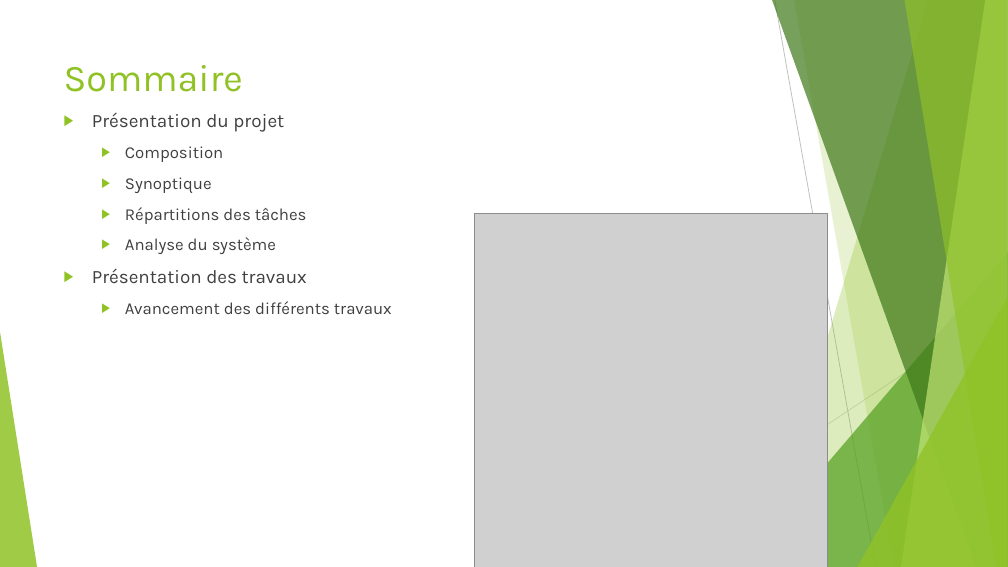
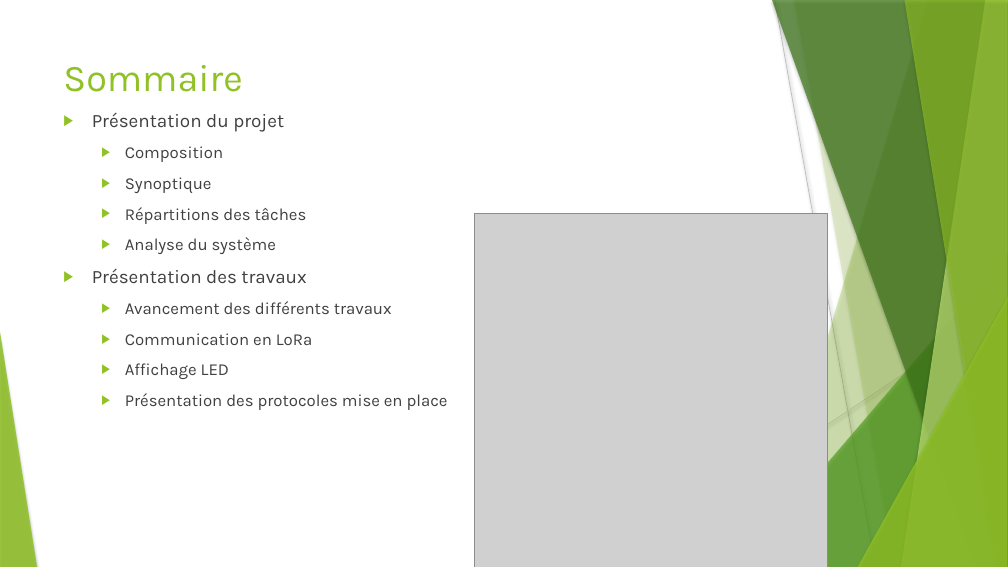
Before and after one commit to hugo-gclvs/Chrono-Luge, a slide deck: slide 2 of 4-Rapports/Projet technique revue 2 Clément.pptx. Drawn at 1008x567 pixels with LibreOffice and Linux fonts; fonts in the diff are those of the drawing; grey boxes stand for pictures. Boxes give left, top, right and bottom in pixels: in the first picture for what was removed or moved away, otherwise in the second. Text is boxed around its words. In the diff, an @@ line names an element or a change of style, - is before the commit and + after.

```diff
--- a/4-Rapports/Projet technique revue 2 Clément.pptx
+++ b/4-Rapports/Projet technique revue 2 Clément.pptx
@@ line (775, 0) - (876, 567): stroke #BFBFBF 0.75 pt to #BFBFBF 0.74 pt @@
@@ freeform shape at (x1=794, y1=0, x2=1008, y2=567): shadow on; outline redrawn @@
@@ text at (x1=92, y1=113, x2=306, y2=283): indent changed @@
@@ shadow on in 6 elements at (x1=759, y1=0, x2=1008, y2=567), (x1=739, y1=252, x2=1008, y2=567), (x1=772, y1=0, x2=1008, y2=567), (x1=901, y1=0, x2=1008, y2=567), (x1=904, y1=0, x2=1008, y2=567), (x1=858, y1=297, x2=1008, y2=567) @@
@@ line (1008, 305) - (614, 567): stroke #D9D9D9 0.75 pt to #D9D9D9 0.74 pt @@
@@ text at (x1=125, y1=333, x2=448, y2=410): paragraphs added @@
+  ▶ Communication en LoRa
+  ▶ Affichage LED
+  ▶ Présentation des protocoles mise en place
```
Also in this commit, not shown: 10 other slides changed, 2 slides added.
